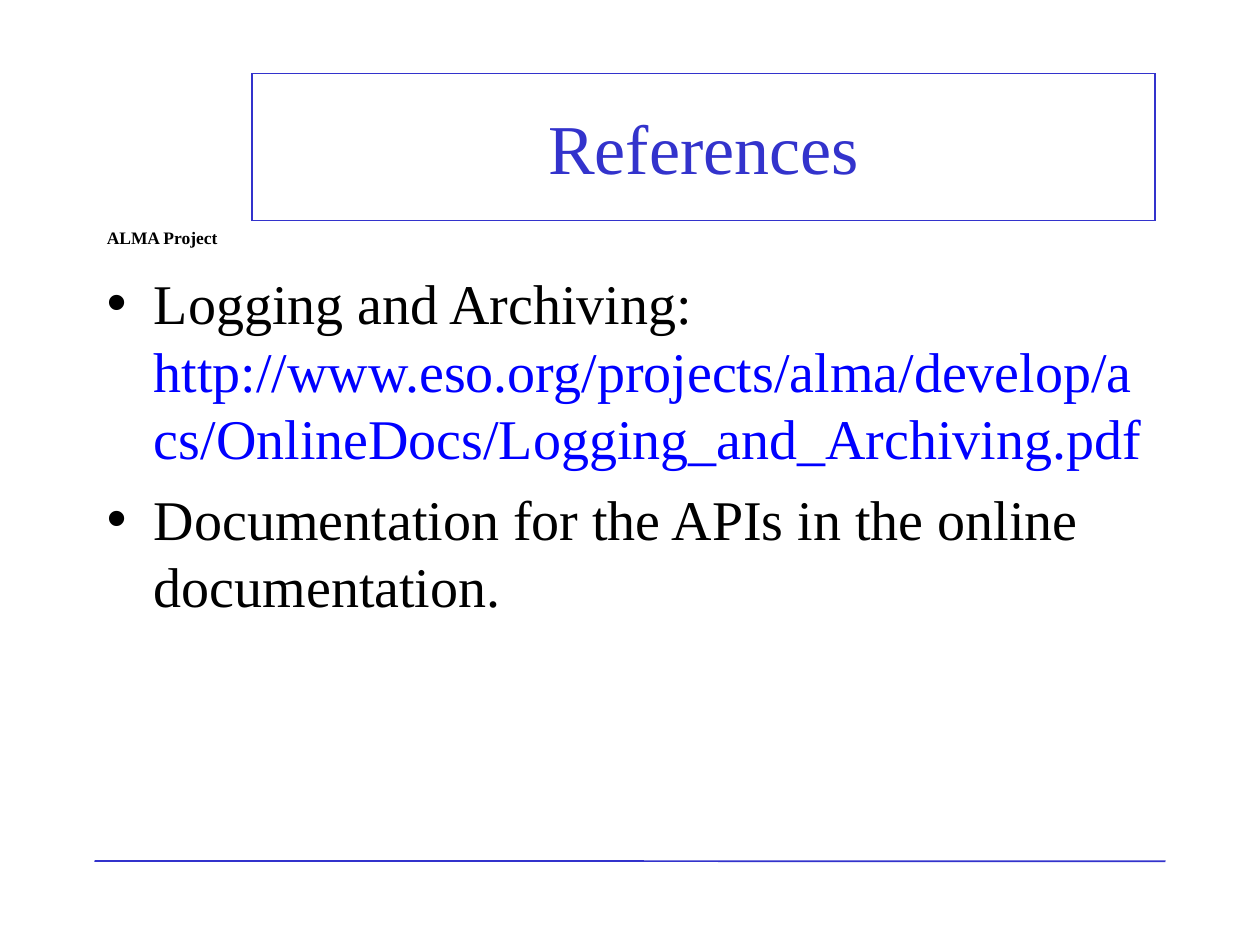
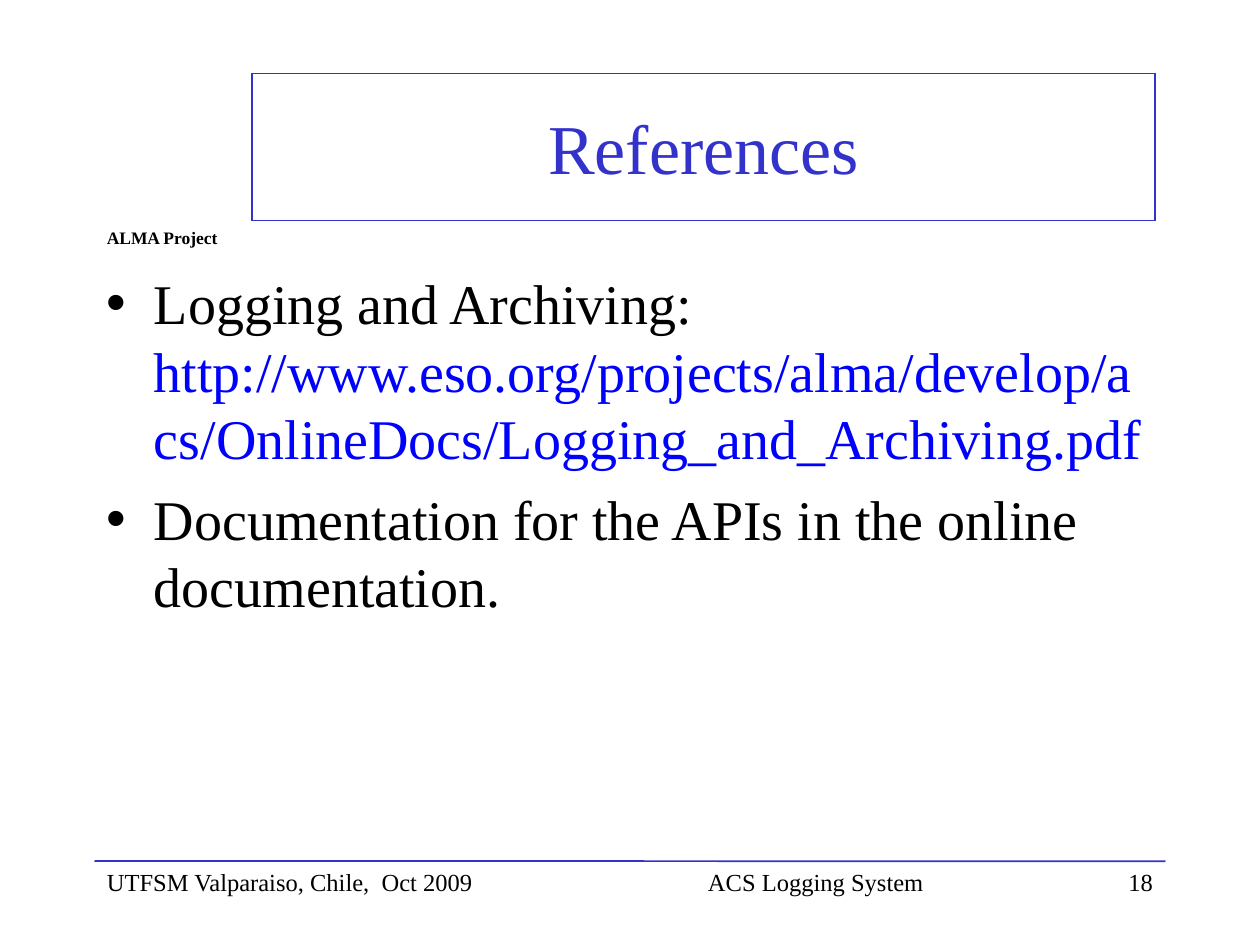
Before and after one commit to ACS-Community/ACS, a slide deck: slide 18 of Documents/ACS-Course/ACSCourse-ACSLoggingSystem.ppt (slide 13 before the commit). Drawn at 1260x945 pixels with LibreOffice and Linux fonts; fonts in the diff are those of the drawing; background and template pictures are left out. Boxes give left, top, right and bottom in pixels: in the first picture for what was removed or moved away, otherwise in the second. Text is boxed around its words. In the diff, an @@ line names an element or a change of style, - is before the commit and + after.

```diff
--- a/Documents/ACS-Course/ACSCourse-ACSLoggingSystem.ppt
+++ b/Documents/ACS-Course/ACSCourse-ACSLoggingSystem.ppt
@@ text added at (107,874,472,897), 14 pt, text #000000 @@
+UTFSM Valparaiso, Chile, Oct 2009
@@ text added at (708,874,923,897), 14 pt, text #000000 @@
+ACS Logging System
@@ page number at (1128,874,1153,892): text changed; text colour #FFFFFF to #000000 @@
-13
+18
```
Also in this commit, not shown: 6 other slides changed, 11 slides added, 6 slides removed.
